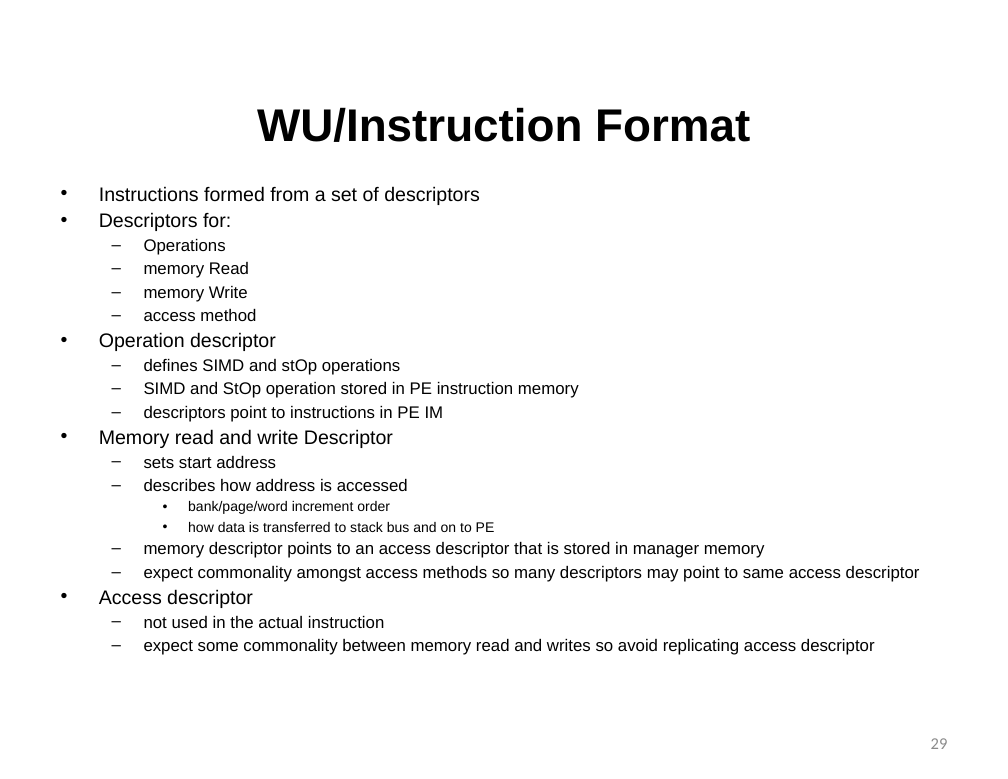
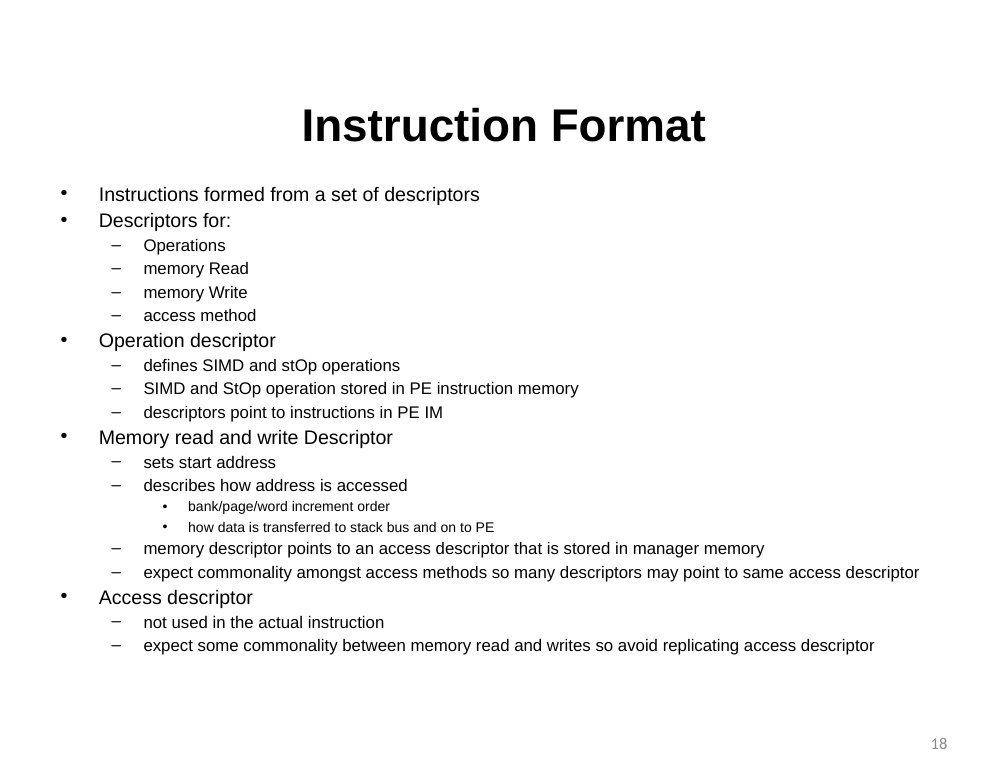
Before and after one commit to lbbaker5900/ece-cortical-MainResearch, a slide deck: slide 18 of 3DSystem/DOC/Status.pptx (slide 29 before the commit). Drawn at 1008x779 pixels with LibreOffice and Linux fonts; fonts in the diff are those of the drawing; background and template pictures are left out. Boxes give left, top, right and bottom in pixels: in the first picture for what was removed or moved away, otherwise in the second. Text is boxed around its words. In the diff, an @@ line names an element or a change of style, - is before the commit and + after.

```diff
--- a/3DSystem/DOC/Status.pptx
+++ b/3DSystem/DOC/Status.pptx
@@ text at [302,107,706,142]: text changed @@
-WU/Instruction Format
+Instruction Format
@@ page number at [931,738,948,749]: text changed @@
-29
+18
```
Also in this commit, not shown: 6 other slides changed, 2 slides added, 5 slides removed, 5 other files.
